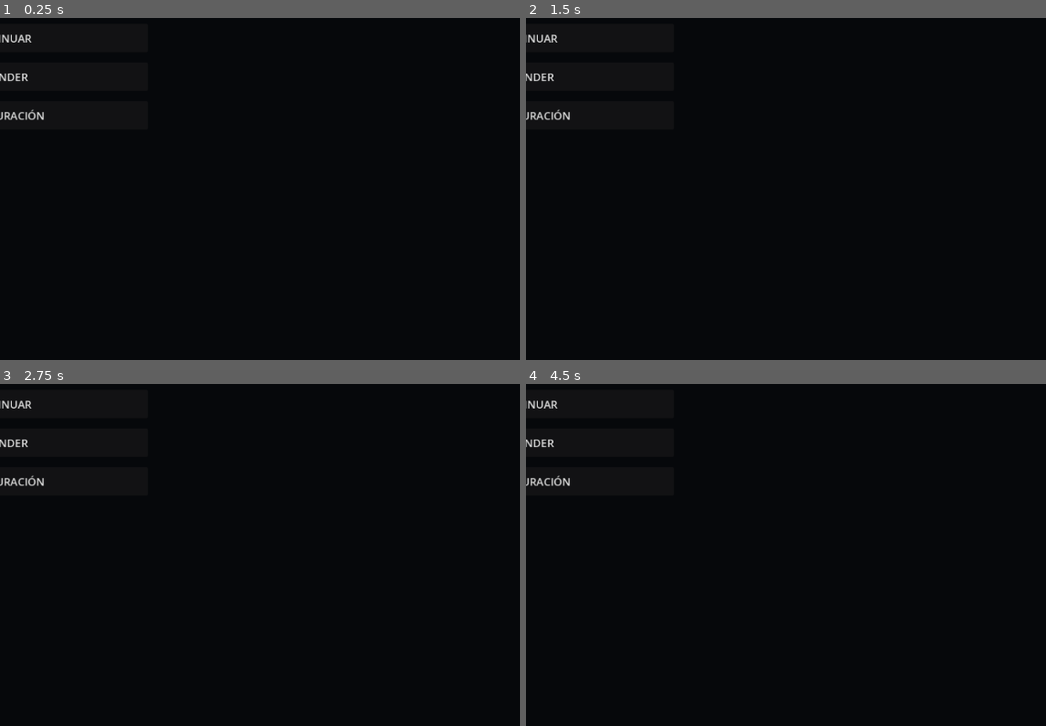
Above: before the commit, frames 1-4 (two rows, left to right).
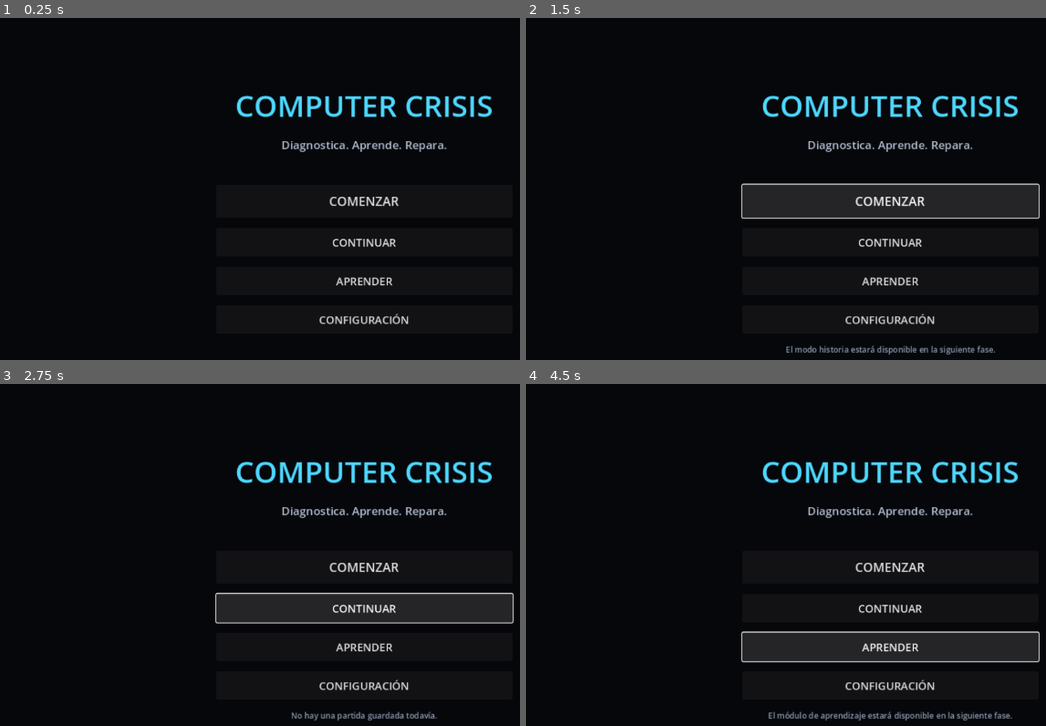
Above: after the commit, the same moments.

Repository: marcifuj/computer-crisis
Game: Godot game, scene res://scenes/main/main.tscn
Same seed, same stepped clock (60 frames per second), same inputs: the game is played once before the commit and once after it.
Inputs (mouse positions are in pixels of both pictures, inside the frame that each line leads up to):
- Up to frame 1 (0.25 s): no input
- Up to frame 2 (1.5 s): click (890, 202) at 0.5 s, where only the run after the commit has a clickable "COMENZAR"; click (890, 202) at 1.25 s, where only the run after the commit has a clickable "COMENZAR"
- Up to frame 3 (2.75 s): click (364, 609) at 2 s, where only the run after the commit has a clickable "CONTINUAR"
- Up to frame 4 (4.5 s): click (890, 647) at 2.75 s, where only the run after the commit has a clickable "APRENDER"; click (890, 609) at 3.5 s, where only the run after the commit has a clickable "CONTINUAR"; click (890, 647) at 4.25 s, where only the run after the commit has a clickable "APRENDER"

The runs differ from the first frame. In frame 1, 3.3% of the frame differs, in the area x 0-95%, y 4-90%; in frame 2, 9.6%, in the area x 0-99%, y 4-99%; in frame 3, 8.6%; in frame 4, 9.0%.

Commit message:
fix: correct main menu viewport layout

Diff:
--- a/scenes/main/main.tscn
+++ b/scenes/main/main.tscn
@@ -2,6 +2,19 @@
 
 [ext_resource type="PackedScene" path="res://scenes/menu/main_menu.tscn" id="1_menu"]
 
-[node name="Main" type="Node2D"]
+[node name="Main" type="Control"]
+layout_mode = 3
+anchors_preset = 15
+anchor_right = 1.0
+anchor_bottom = 1.0
+grow_horizontal = 2
+grow_vertical = 2
+mouse_filter = 2
 
 [node name="MainMenu" parent="." instance=ExtResource("1_menu")]
+layout_mode = 1
+anchors_preset = 15
+anchor_right = 1.0
+anchor_bottom = 1.0
+grow_horizontal = 2
+grow_vertical = 2
